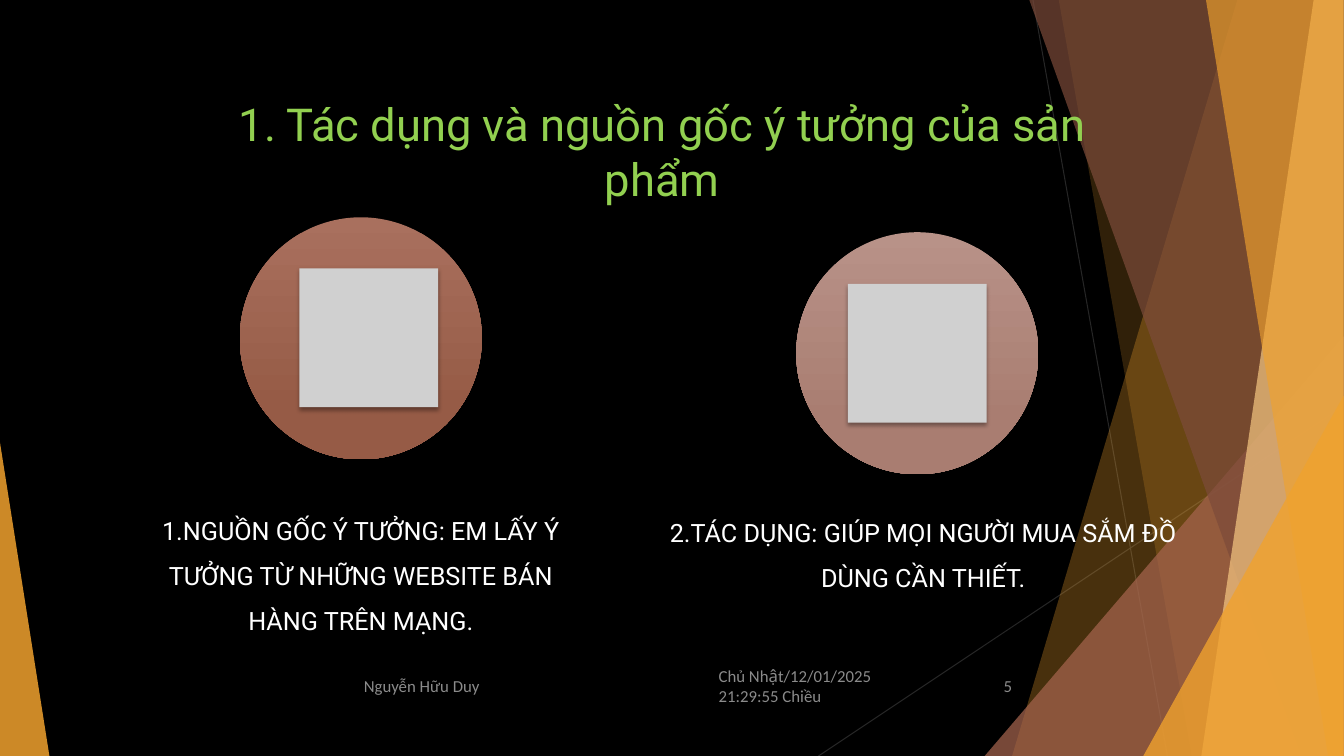
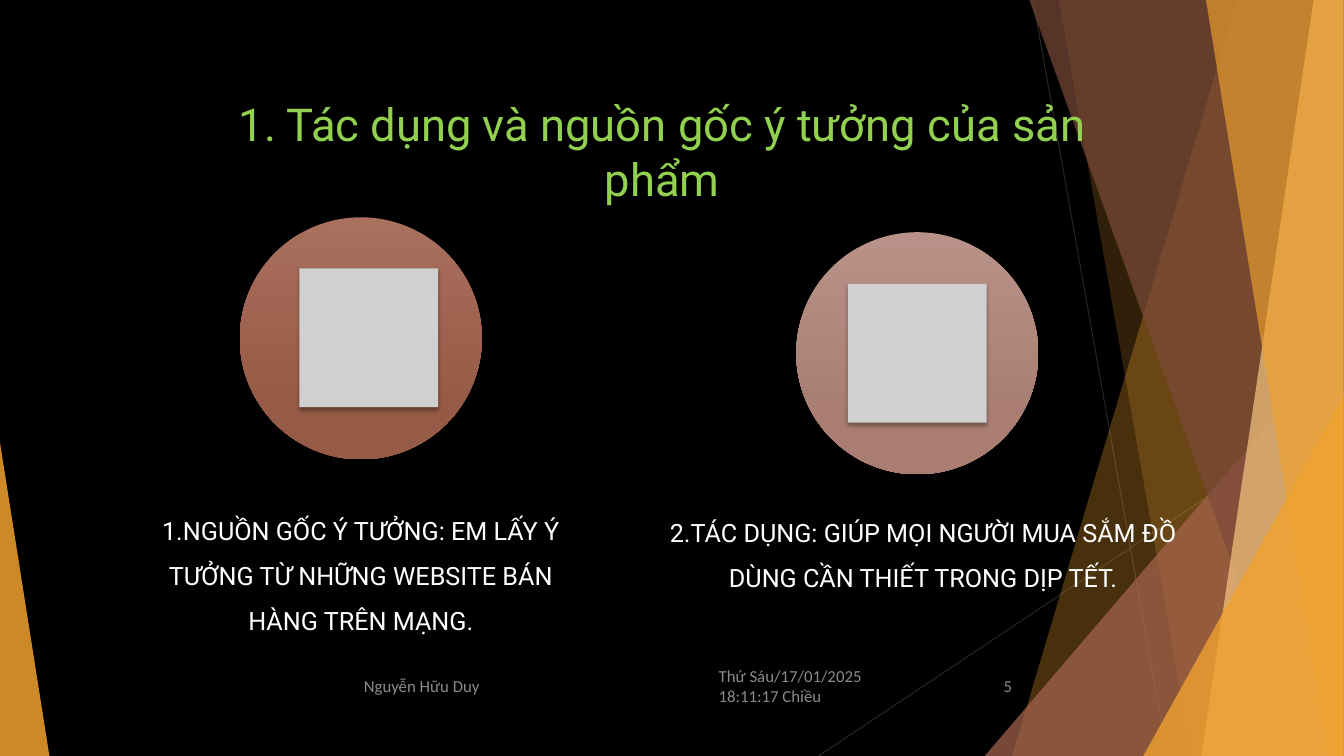
Before and after one commit to NguyenHuuDuy2011/SPCK_NguyenHuuDuy, a slide deck: slide 5 of SPCK_JSA07_Duy.pptx. Drawn at 1344x756 pixels with LibreOffice and Linux fonts; fonts in the diff are those of the drawing; grey boxes stand for pictures. Boxes give left, top, right and bottom in pixels: in the first picture for what was removed or moved away, otherwise in the second. Text is boxed around its words. In the diff, an @@ line names an element or a change of style, - is before the commit and + after.

```diff
--- a/SPCK_JSA07_Duy.pptx
+++ b/SPCK_JSA07_Duy.pptx
@@ text at [670, 519, 1176, 593]: text changed @@
-2.TÁC DỤNG: GIÚP MỌI NGƯỜI MUA SẮM ĐỒ DÙNG CẦN THIẾT.
+2.TÁC DỤNG: GIÚP MỌI NGƯỜI MUA SẮM ĐỒ DÙNG CẦN THIẾT TRONG DỊP TẾT.
@@ text at [719, 670, 862, 702]: text changed @@
-Chủ Nhật/12/01/2025 21:29:55 Chiều
+Thứ Sáu/17/01/2025 18:11:17 Chiều
```
Also in this commit, not shown: 13 other slides changed, 3 other files.
